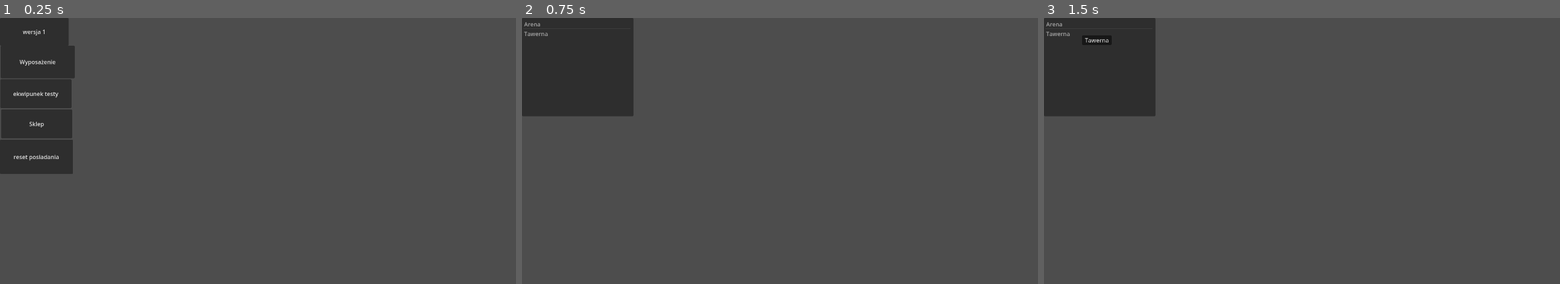
Above: before the commit, frames 1-3 (left to right).
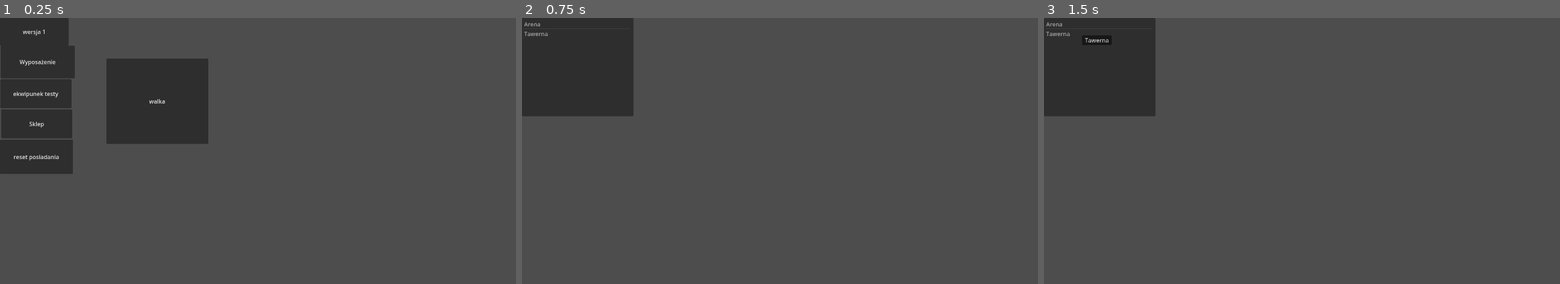
Above: after the commit, the same moments.

Repository: Okularnik2001PL/Ksssssssss
Game: Godot game, scene res://główne_menu.tscn
Same seed, same stepped clock (60 frames per second), same inputs: the game is played once before the commit and once after it.
Inputs:
- Up to frame 1 (0.25 s): no input
- Up to frame 2 (0.75 s): click "wersja 1" at 0.5 s
- Up to frame 3 (1.5 s): tap Enter at 1.25 s

The runs differ from the first frame. In frame 1, 6.3% of the frame differs, in the area x 20-41%, y 15-48%; in frame 2, nothing differs; in frame 3, nothing differs.

Commit message:
walka podstawa

Diff:
--- /dev/null
+++ b/Nowe/Sceny/arena2.tscn
@@ -0,0 +1,31 @@
+[gd_scene load_steps=2 format=3 uid="uid://b8ehlvpti5pt6"]
+
+[ext_resource type="Script" path="res://arena2.gd" id="1_1bcc2"]
+
+[node name="Arena" type="Node2D"]
+script = ExtResource("1_1bcc2")
+
+[node name="Gracz" type="Label" parent="."]
+offset_left = 2.0
+offset_top = 1.0
+offset_right = 42.0
+offset_bottom = 24.0
+
+[node name="HP" type="Label" parent="Gracz"]
+layout_mode = 0
+offset_top = 21.0
+offset_right = 40.0
+offset_bottom = 44.0
+
+[node name="Enemy" type="Label" parent="."]
+offset_left = 1399.0
+offset_top = 11.0
+offset_right = 1439.0
+offset_bottom = 34.0
+
+[node name="HP" type="Label" parent="Enemy"]
+layout_mode = 0
+offset_left = -1.0
+offset_top = 34.0
+offset_right = 39.0
+offset_bottom = 57.0
--- /dev/null
+++ b/arena2.gd
@@ -0,0 +1,49 @@
+extends Node2D
+var gra=1
+#sword+tarcza
+var Prentkosc1=50
+var Hp1=100
+var Dmg1=randi_range(2,5)
+var tarcza=randi_range(1,2)
+var wytszymałosc_tarczy=30
+#Axe
+var prentkosc2=100
+var hp2=100
+var dmg_Broni2x=dane.znajdz(Ene.Barbarzynca[0],"dmg","x")
+var dmg_Broni2y=dane.znajdz(Ene.Barbarzynca[0],"dmg","y")
+func _process(delta):
+	if Prentkosc1==0:
+		if gra==1:
+			walka("sword+tarcza")
+			smierc()
+			Prentkosc1=50
+	if prentkosc2==0:
+		if gra==1:
+			walka("Barbarzynca")
+			smierc()
+			prentkosc2=100
+	prentkosc2-=1
+	Prentkosc1-=1
+func walka(kto):
+	match kto:
+		"sword+tarcza":
+			Dmg1=randi_range(2,5)
+			#tarcza=randi_range(1,2)
+			hp2-=Dmg1
+			$Enemy/HP.text="Dziki Wojownik "+str(hp2)
+			#print(tarcza)
+		"Barbarzynca":
+			var dmg2=randi_range(dmg_Broni2x,dmg_Broni2y)
+			#if tarcza<2 && wytszymałosc_tarczy>0:
+				#wytszymałosc_tarczy-=dmg2
+				#$Label/Label.text="Tarcza "+str(wytszymałosc_tarczy)
+			#else:
+			Hp1-=dmg2
+			$Gracz/HP.text="Zbrojny "+str(Hp1)
+func smierc():
+	if Hp1<1:
+		print("zginoł1")
+		gra=0
+	if hp2<1:
+		print("zginoł2")
+		gra=0
--- a/główne_menu.gd
+++ b/główne_menu.gd
@@ -42,3 +42,7 @@
 			print("Plik ma mniej niż dwie linie.")
 	else:
 		print("Nie można otworzyć pliku:", file_path)
+
+
+func _on_button_6_pressed() -> void:
+	get_tree().change_scene_to_file("res://Nowe/Sceny/arena2.tscn")
--- a/główne_menu.tscn
+++ b/główne_menu.tscn
@@ -37,8 +37,16 @@
 offset_bottom = 440.0
 text = "reset posiadania"
 
+[node name="Button6" type="Button" parent="."]
+offset_left = 299.0
+offset_top = 114.0
+offset_right = 585.0
+offset_bottom = 355.0
+text = "walka"
+
 [connection signal="button_down" from="Button" to="." method="_on_button_button_down"]
 [connection signal="button_down" from="Button2" to="." method="_on_button_2_button_down"]
 [connection signal="pressed" from="Button3" to="." method="_on_button_3_pressed"]
 [connection signal="pressed" from="Button4" to="." method="_on_button_4_pressed"]
 [connection signal="pressed" from="Button5" to="." method="_on_button_5_pressed"]
+[connection signal="pressed" from="Button6" to="." method="_on_button_6_pressed"]
